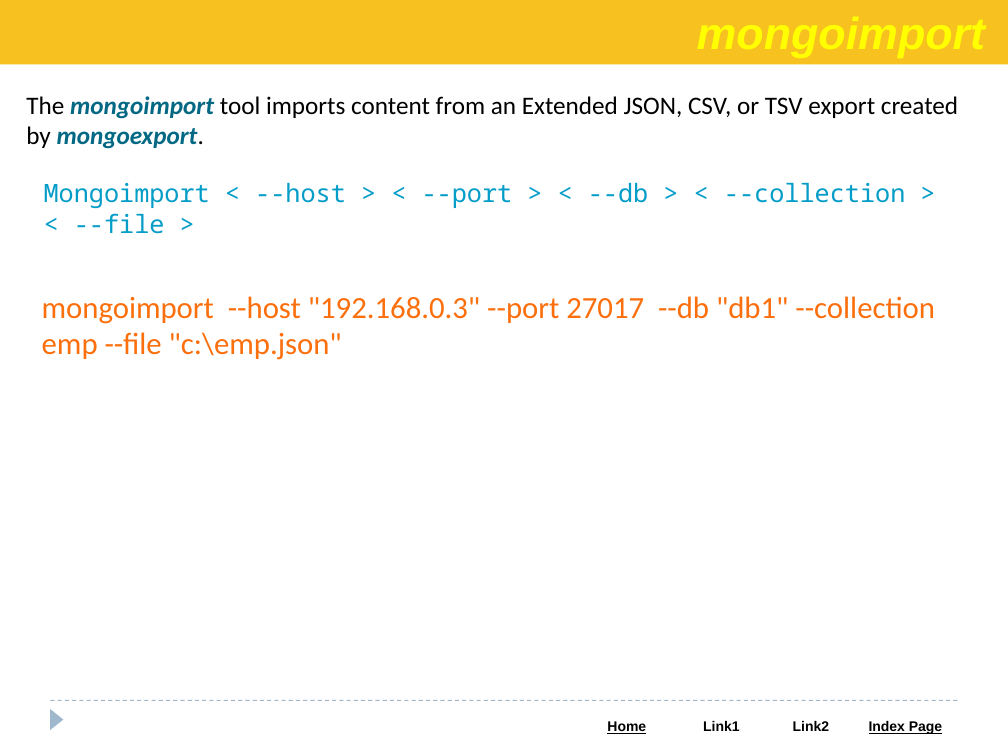
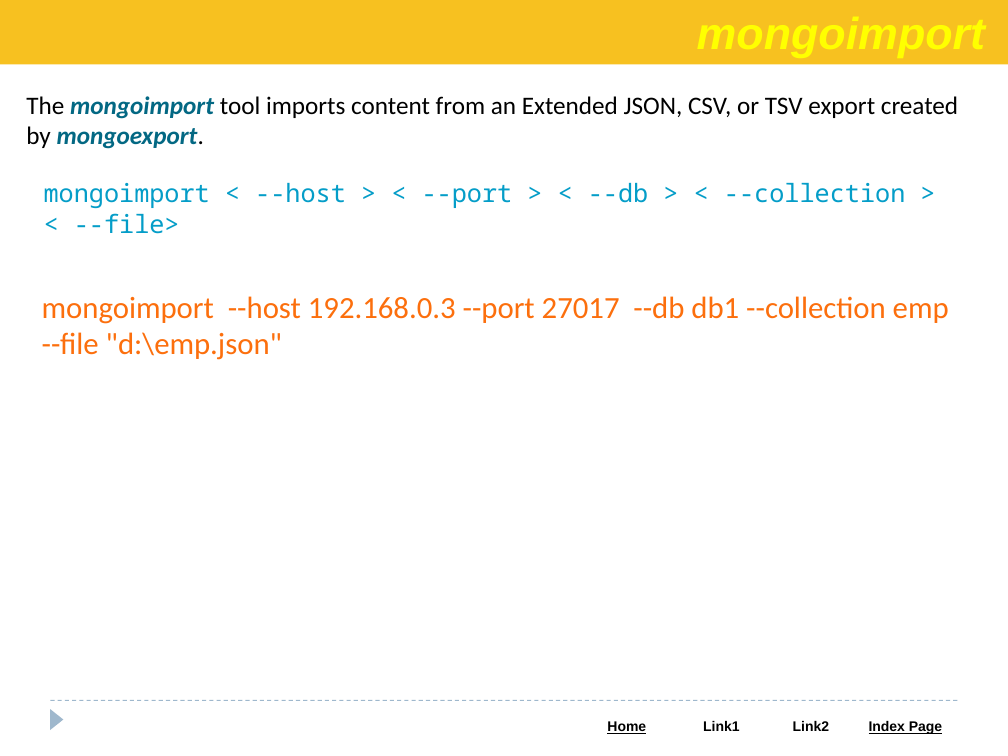
Before and after one commit to Saleel-Bagde/PPT-s, a slide deck: slide 21 of MongoDB PPT.pptx. Drawn at 1008x756 pixels with LibreOffice and Linux fonts; fonts in the diff are those of the drawing. Boxes give left, top, right and bottom in pixels: in the first picture for what was removed or moved away, otherwise in the second. Text is boxed around its words. In the diff, an @@ line names an element or a change of style, - is before the commit and + after.

```diff
--- a/MongoDB PPT.pptx
+++ b/MongoDB PPT.pptx
@@ text at (x1=44, y1=183, x2=905, y2=234): text changed @@
-Mongoimport < --host > < --port > < --db > < --collection > < --file >
+mongoimport < --host > < --port > < --db > < --collection > < --file>
@@ text at (x1=42, y1=296, x2=949, y2=360): text changed @@
-mongoimport --host "192.168.0.3" --port 27017 --db "db1" --collection emp --file "c:\emp.json"
+mongoimport --host 192.168.0.3 --port 27017 --db db1 --collection emp --file "d:\emp.json"
```
Also in this commit, not shown: 2 other slides changed, 4 slides added.
